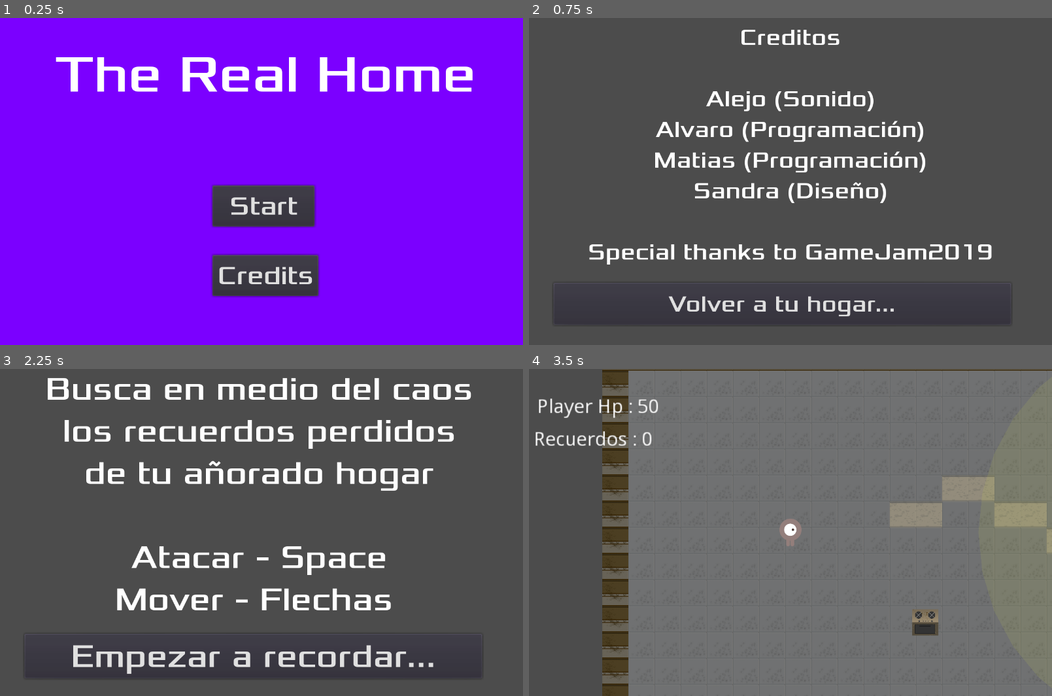
Above: before the commit, frames 1-4 (two rows, left to right).
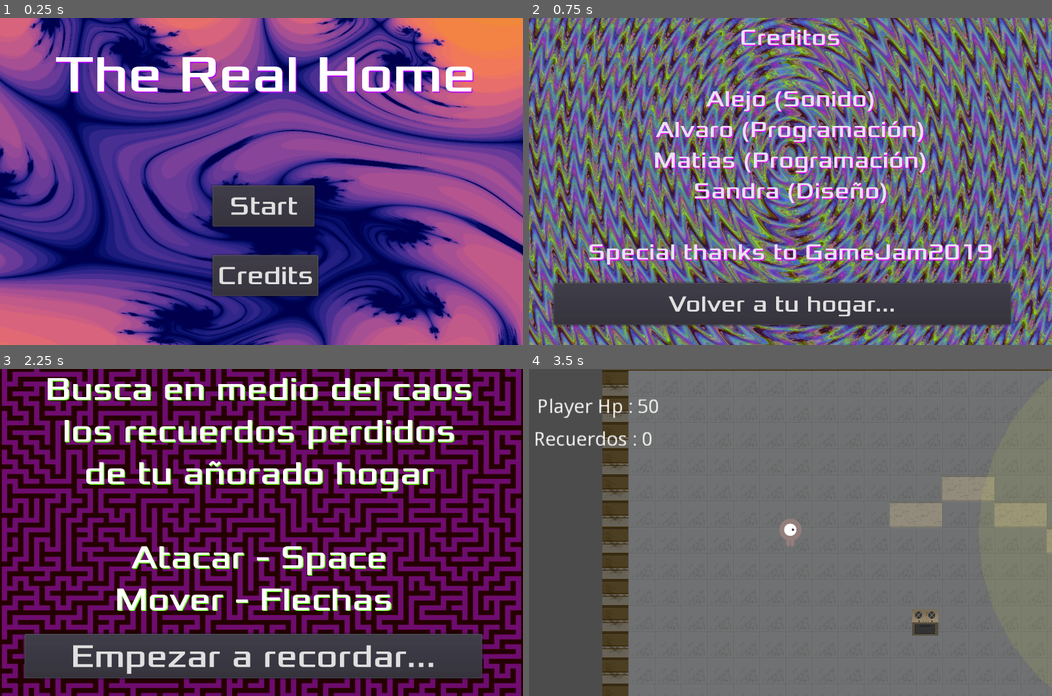
Above: after the commit, the same moments.

Repository: rainbyte/the-real-home
Game: Godot game, scene res://scenes/Main.tscn
The game is run twice, just before and just after one commit, with the same random seed, the same clock (stepped at 60 frames per second) and the same inputs.
Inputs:
- Up to frame 1 (0.25 s): no input
- Up to frame 2 (0.75 s): click "Credits" at 0.5 s
- Up to frame 3 (2.25 s): click "Volver a tu hogar..." at 1.25 s; click "Start" at 2 s
- Up to frame 4 (3.5 s): click "Empezar a recordar..." at 2.75 s

The runs differ from the first frame. In frame 1, 92% of the frame differs, in the area x 0-100%, y 0-100%; in frame 2, 87%; in frame 3, 82%; in frame 4, nothing differs.

Commit message:
Add background

Diff:
--- a/scenes/Credits.tscn
+++ b/scenes/Credits.tscn
@@ -1,15 +1,16 @@
-[gd_scene load_steps=6 format=2]
+[gd_scene load_steps=7 format=2]
 
 [ext_resource path="res://scenes/Credits.gd" type="Script" id=1]
-[ext_resource path="res://fonts/Xolonium-Regular.ttf" type="DynamicFontData" id=2]
-[ext_resource path="res://assets/audio/Menu theme.wav" type="AudioStream" id=3]
+[ext_resource path="res://assets/background/credits-psycool.jpg" type="Texture" id=2]
+[ext_resource path="res://fonts/Xolonium-Regular.ttf" type="DynamicFontData" id=3]
+[ext_resource path="res://assets/audio/Menu theme.wav" type="AudioStream" id=4]
 
 [sub_resource type="DynamicFont" id=1]
 
 size = 56
 use_mipmaps = false
 use_filter = false
-font_data = ExtResource( 2 )
+font_data = ExtResource( 3 )
 _sections_unfolded = [ "Font", "Settings" ]
 
 [sub_resource type="DynamicFont" id=2]
@@ -29,7 +30,13 @@
 transform = Transform2D( 1, 0, 0, 1, 0, 0 )
 script = ExtResource( 1 )
 
-[node name="Label" type="Label" parent="." index="0"]
+[node name="Sprite" type="Sprite" parent="." index="0"]
+
+position = Vector2( 640, 340 )
+scale = Vector2( 1.27778, 1 )
+texture = ExtResource( 2 )
+
+[node name="Label" type="Label" parent="." index="1"]
 
 anchor_left = 0.0
 anchor_top = 0.0
@@ -43,6 +50,8 @@
 size_flags_horizontal = 1
 size_flags_vertical = 4
 custom_fonts/font = SubResource( 1 )
+custom_colors/font_color = Color( 0.904192, 0.891263, 0.955267, 1 )
+custom_colors/font_color_shadow = Color( 0.974679, 0, 1, 1 )
 text = "Creditos
 
 Alejo (Sonido)
@@ -56,9 +65,9 @@
 percent_visible = 1.0
 lines_skipped = 0
 max_lines_visible = -1
-_sections_unfolded = [ "Anchor", "custom_fonts" ]
+_sections_unfolded = [ "Anchor", "custom_colors", "custom_fonts", "custom_styles" ]
 
-[node name="Button" type="Button" parent="." index="1"]
+[node name="Button" type="Button" parent="." index="2"]
 
 anchor_left = 0.0
 anchor_top = 0.0
@@ -85,9 +94,9 @@
 align = 1
 _sections_unfolded = [ "custom_fonts" ]
 
-[node name="AudioStreamPlayer" type="AudioStreamPlayer" parent="." index="2"]
+[node name="AudioStreamPlayer" type="AudioStreamPlayer" parent="." index="3"]
 
-stream = ExtResource( 3 )
+stream = ExtResource( 4 )
 volume_db = 0.0
 pitch_scale = 1.0
 autoplay = true
--- a/scenes/HUD.tscn
+++ b/scenes/HUD.tscn
@@ -45,12 +45,15 @@
 size_flags_horizontal = 1
 size_flags_vertical = 4
 custom_fonts/font = SubResource( 1 )
+custom_colors/font_color_shadow = Color( 0.717122, 0, 1, 1 )
+custom_constants/shadow_offset_x = 2
+custom_constants/shadow_offset_y = 3
 text = "The Real Home"
 align = 1
 percent_visible = 1.0
 lines_skipped = 0
 max_lines_visible = -1
-_sections_unfolded = [ "custom_fonts" ]
+_sections_unfolded = [ "custom_colors", "custom_constants", "custom_fonts" ]
 
 [node name="StartButton" type="Button" parent="." index="1"]
 
--- a/scenes/HowToPlay.tscn
+++ b/scenes/HowToPlay.tscn
@@ -1,14 +1,15 @@
-[gd_scene load_steps=5 format=2]
+[gd_scene load_steps=6 format=2]
 
 [ext_resource path="res://scenes/HowToPlay.gd" type="Script" id=1]
-[ext_resource path="res://fonts/Xolonium-Regular.ttf" type="DynamicFontData" id=2]
+[ext_resource path="res://assets/background/howto.png" type="Texture" id=2]
+[ext_resource path="res://fonts/Xolonium-Regular.ttf" type="DynamicFontData" id=3]
 
 [sub_resource type="DynamicFont" id=1]
 
 size = 80
 use_mipmaps = false
 use_filter = false
-font_data = ExtResource( 2 )
+font_data = ExtResource( 3 )
 _sections_unfolded = [ "Font", "Settings" ]
 
 [sub_resource type="DynamicFont" id=2]
@@ -28,7 +29,13 @@
 transform = Transform2D( 1, 0, 0, 1, 0, 0 )
 script = ExtResource( 1 )
 
-[node name="Label" type="Label" parent="." index="0"]
+[node name="Sprite" type="Sprite" parent="." index="0"]
+
+position = Vector2( 640, 370 )
+scale = Vector2( 1.31, 1.19 )
+texture = ExtResource( 2 )
+
+[node name="Label" type="Label" parent="." index="1"]
 
 anchor_left = 0.0
 anchor_top = 0.0
@@ -43,6 +50,7 @@
 size_flags_horizontal = 1
 size_flags_vertical = 4
 custom_fonts/font = SubResource( 1 )
+custom_colors/font_color_shadow = Color( 0.326744, 1, 0, 1 )
 text = "Busca en medio del caos
 los recuerdos perdidos
 de tu añorado hogar
@@ -54,9 +62,9 @@
 percent_visible = 1.0
 lines_skipped = 0
 max_lines_visible = -1
-_sections_unfolded = [ "Anchor", "custom_fonts" ]
+_sections_unfolded = [ "Anchor", "custom_colors", "custom_fonts" ]
 
-[node name="Button" type="Button" parent="." index="1"]
+[node name="Button" type="Button" parent="." index="2"]
 
 anchor_left = 0.0
 anchor_top = 0.0
--- a/scenes/Living.tscn
+++ b/scenes/Living.tscn
@@ -272,7 +272,7 @@
 
 [node name="AudioStreamPlayer2D3" type="AudioStreamPlayer2D" parent="." index="23"]
 
-position = Vector2( 3034, 8021 )
+position = Vector2( 3034, 8092 )
 scale = Vector2( 15.3125, -17.1875 )
 stream = ExtResource( 13 )
 volume_db = 0.0
--- a/scenes/Main.tscn
+++ b/scenes/Main.tscn
@@ -1,8 +1,9 @@
-[gd_scene load_steps=4 format=2]
+[gd_scene load_steps=5 format=2]
 
 [ext_resource path="res://scenes/Main.gd" type="Script" id=1]
 [ext_resource path="res://scenes/HUD.tscn" type="PackedScene" id=2]
 [ext_resource path="res://assets/audio/Menu theme.wav" type="AudioStream" id=3]
+[ext_resource path="res://assets/background/main-wowowow.png" type="Texture" id=4]
 
 [node name="Main" type="Node"]
 
@@ -26,6 +27,7 @@
 [node name="HUD" parent="." index="1" instance=ExtResource( 2 )]
 
 scale = Vector2( 1, 1 )
+transform = Transform2D( 1, 0, 0, 1, 0, 0 )
 
 [node name="AudioStreamPlayer2D" type="AudioStreamPlayer2D" parent="." index="2"]
 
@@ -39,4 +41,10 @@
 bus = "Master"
 area_mask = 1
 
+[node name="Sprite" type="Sprite" parent="." index="3"]
+
+position = Vector2( 635, 385 )
+scale = Vector2( 1.33, 1.15 )
+texture = ExtResource( 4 )
+
 [connection signal="start_game" from="HUD" to="." method="new_game"]
--- a/scenes/TheEnd.tscn
+++ b/scenes/TheEnd.tscn
@@ -1,15 +1,16 @@
-[gd_scene load_steps=6 format=2]
+[gd_scene load_steps=7 format=2]
 
 [ext_resource path="res://scenes/TheEnd.gd" type="Script" id=1]
-[ext_resource path="res://fonts/Xolonium-Regular.ttf" type="DynamicFontData" id=2]
-[ext_resource path="res://assets/audio/Menu theme.wav" type="AudioStream" id=3]
+[ext_resource path="res://assets/background/theend-hmmniced.png" type="Texture" id=2]
+[ext_resource path="res://fonts/Xolonium-Regular.ttf" type="DynamicFontData" id=3]
+[ext_resource path="res://assets/audio/Menu theme.wav" type="AudioStream" id=4]
 
 [sub_resource type="DynamicFont" id=1]
 
 size = 96
 use_mipmaps = false
 use_filter = false
-font_data = ExtResource( 2 )
+font_data = ExtResource( 3 )
 _sections_unfolded = [ "Font", "Settings" ]
 
 [sub_resource type="DynamicFont" id=2]
@@ -17,10 +18,10 @@
 size = 80
 use_mipmaps = false
 use_filter = false
-font_data = ExtResource( 2 )
+font_data = ExtResource( 3 )
 _sections_unfolded = [ "Font", "Settings" ]
 
-[node name="TheEnd" type="CanvasLayer"]
+[node name="TheEnd" type="CanvasLayer" index="0"]
 
 layer = 1
 offset = Vector2( 0, 0 )
@@ -29,7 +30,15 @@
 transform = Transform2D( 1, 0, 0, 1, 0, 0 )
 script = ExtResource( 1 )
 
-[node name="Label" type="Label" parent="." index="0"]
+[node name="Sprite" type="Sprite" parent="." index="0"]
+
+position = Vector2( 640.079, 401.564 )
+rotation = 1.5708
+scale = Vector2( 1.79214, 1.58939 )
+texture = ExtResource( 2 )
+_sections_unfolded = [ "Transform" ]
+
+[node name="Label" type="Label" parent="." index="1"]
 
 anchor_left = 0.0
 anchor_top = 0.0
@@ -43,6 +52,7 @@
 size_flags_horizontal = 1
 size_flags_vertical = 4
 custom_fonts/font = SubResource( 1 )
+custom_colors/font_color_shadow = Color( 0.92785, 0, 1, 1 )
 text = "Luego de sufrir tanto,
 has recuperado
 tus memorias perdidas,
@@ -52,9 +62,9 @@
 percent_visible = 1.0
 lines_skipped = 0
 max_lines_visible = -1
-_sections_unfolded = [ "Anchor", "custom_fonts" ]
+_sections_unfolded = [ "Anchor", "custom_colors" ]
 
-[node name="Button" type="Button" parent="." index="1"]
+[node name="Button" type="Button" parent="." index="2"]
 
 anchor_left = 0.0
 anchor_top = 0.0
@@ -81,9 +91,9 @@
 align = 1
 _sections_unfolded = [ "custom_fonts" ]
 
-[node name="AudioStreamPlayer" type="AudioStreamPlayer" parent="." index="2"]
+[node name="AudioStreamPlayer" type="AudioStreamPlayer" parent="." index="3"]
 
-stream = ExtResource( 3 )
+stream = ExtResource( 4 )
 volume_db = 0.0
 pitch_scale = 1.0
 autoplay = true
Binary file added: assets/background/credits-psycool.jpg
Not shown, added: assets/background/credits-psycool.jpg.import
Binary file added: assets/background/howto.png
Not shown, added: assets/background/howto.png.import
Binary file added: assets/background/main-wowowow.png
Not shown, added: assets/background/main-wowowow.png.import
Binary file added: assets/background/theend-hmmniced.png
Not shown, added: assets/background/theend-hmmniced.png.import
Not shown: 1 places in scenes/Credits.tscn that only renumber resources
Not shown: 1 places in scenes/HowToPlay.tscn that only renumber resources
